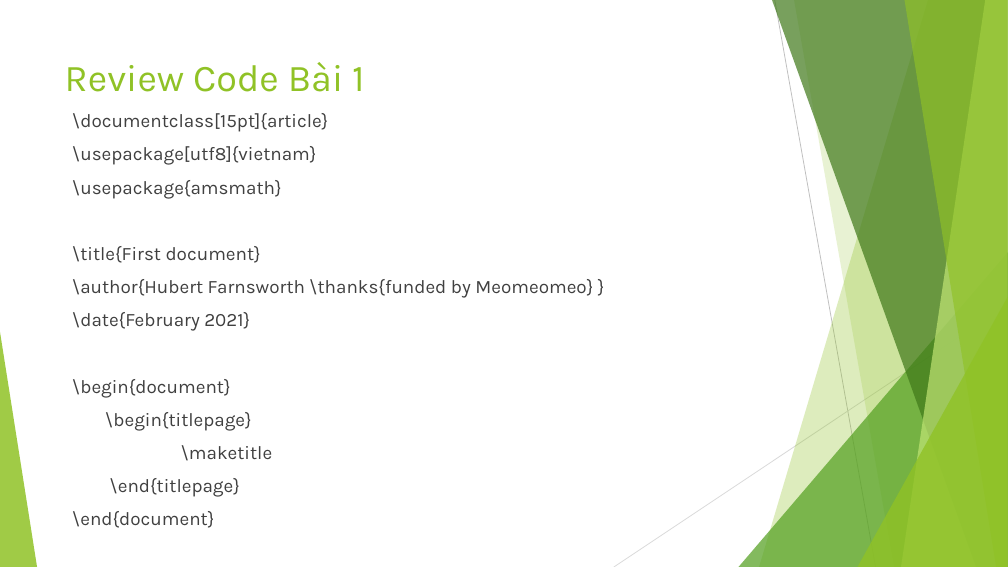
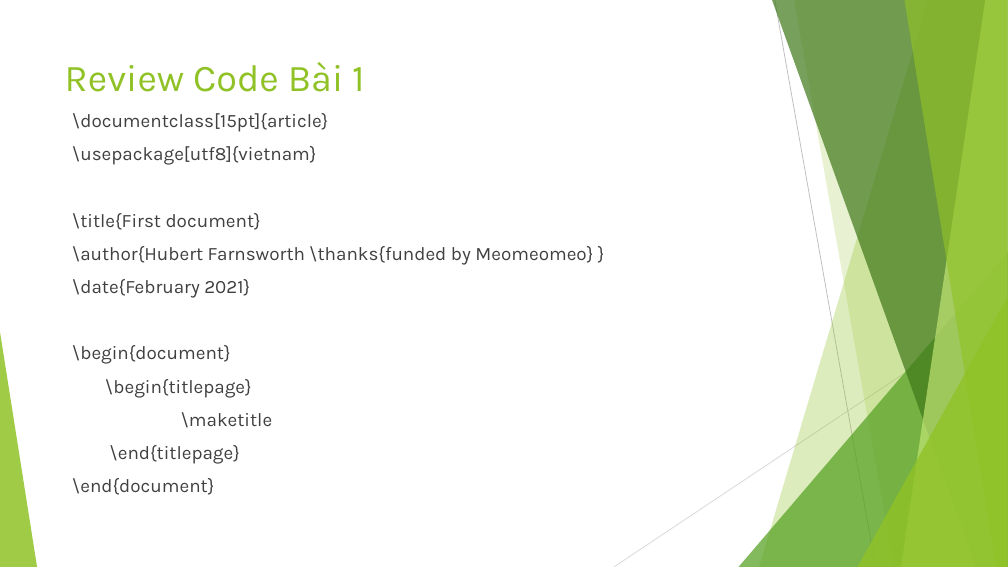
Before and after one commit to tientran0826/LaTeX, a slide deck: slide 2 of Bài 2/LATEX_CO_BAN_BAI_2.pptx (slide 3 before the commit). Drawn at 1008x567 pixels with LibreOffice and Linux fonts; fonts in the diff are those of the drawing. Boxes give left, top, right and bottom in pixels: in the first picture for what was removed or moved away, otherwise in the second. Text is boxed around its words. In the diff, an @@ line names an element or a change of style, - is before the commit and + after.

```diff
--- a/Bài 2/LATEX_CO_BAN_BAI_2.pptx
+++ b/Bài 2/LATEX_CO_BAN_BAI_2.pptx
@@ text at <box>72,180,281,199</box>: paragraph removed @@
-\usepackage{amsmath}
```
Also in this commit, not shown: 4 other slides changed, 7 slides added, 3 slides removed.
